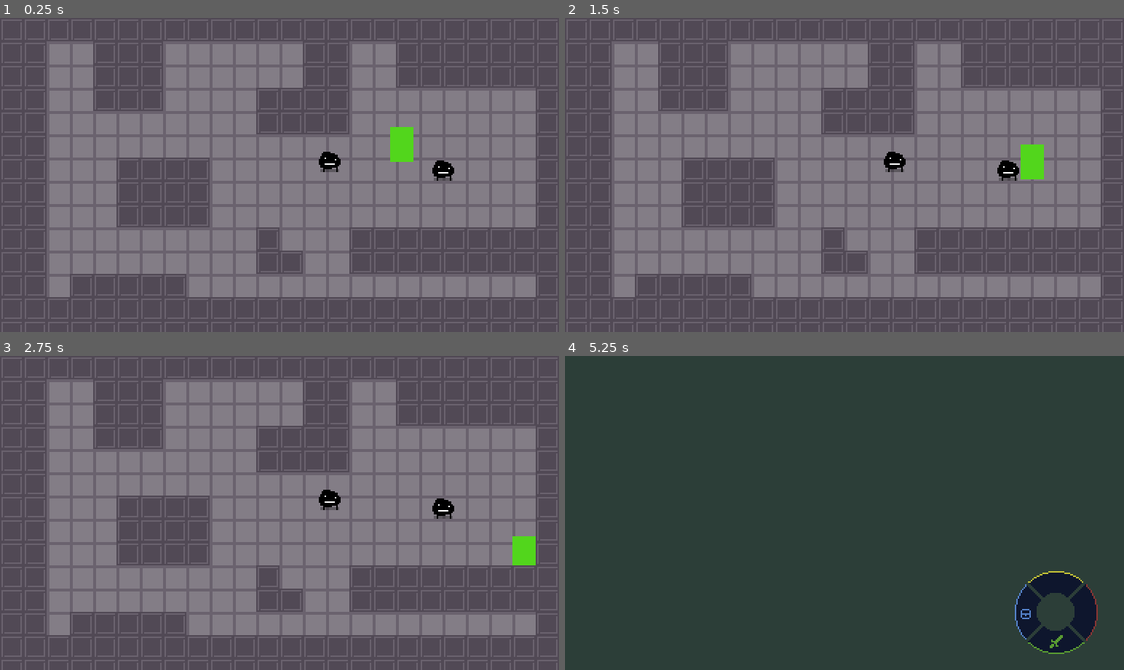
Above: before the commit, frames 1-4 (two rows, left to right).
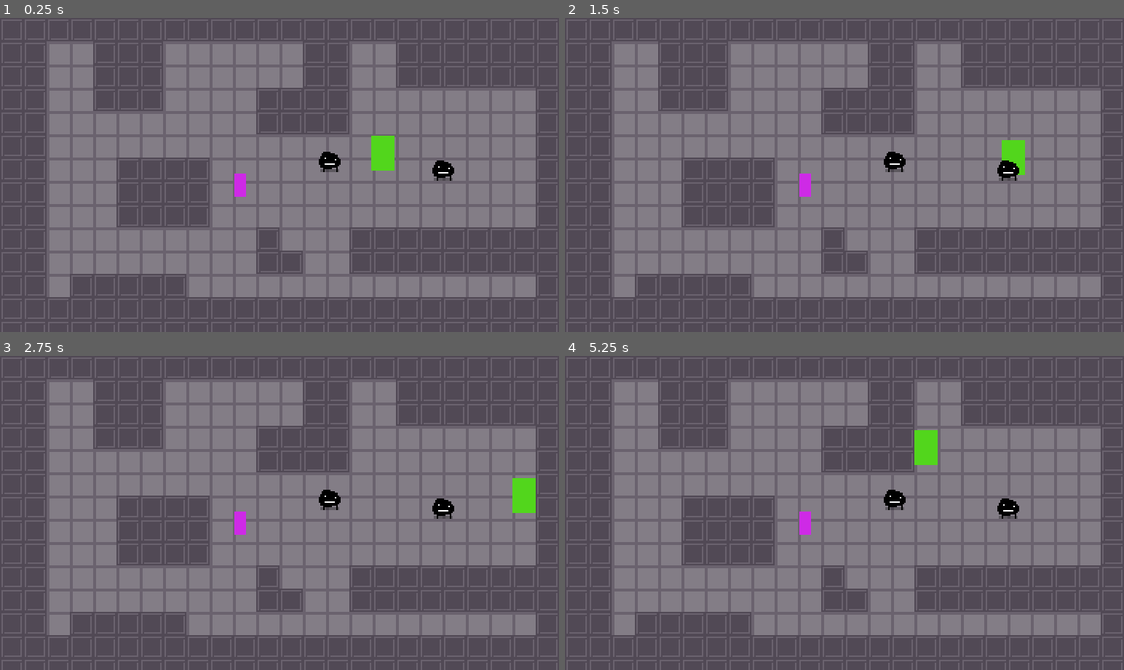
Above: after the commit, the same moments.

Repository: jiink/flask-quest
Game: Godot game, scene res://Rooms/TestRoom/TestRoom.tscn
Two runs of this game, one before a commit and one after it. Both use one fixed random seed, a clock stepped at 60 frames per second and the inputs below.
Inputs:
- Up to frame 1 (0.25 s): no input
- Up to frame 2 (1.5 s): tap Enter at 0.5 s; hold Right (right) 0.53-1.28 s; tap Z (a) at 0.6 s; tap X (b) at 0.8, 1.35 s; hold Down (down) from 1.28 s (still down)
- Up to frame 3 (2.75 s): tap A (x) at 1.55 s; release Down (down) at 2.03 s; hold Right (right) from 2.03 s (still down); hold A (x) from 2.03 s (still down); tap Z (a) at 2.3 s
- Up to frame 4 (5.25 s): tap Space at 2.75 s; release Right (right) at 2.78 s; release A (x) at 2.78 s; hold Up (up) 2.78-3.53 s; tap Z (a) at 2.85, 4.55, 5.1 s; tap X (b) at 3.05, 3.6 s; hold A (x) 3.53-4.28 s; hold Left (left) 3.53-5.03 s; tap A (x) at 4.35 s; tap Enter at 5 s; hold Down (down) from 5.03 s (still down)

The runs differ from the first frame. In frame 1, 1.0% of the frame differs, in the area x 41-74%, y 34-57%; in frame 2, 0.8%; in frame 3, 1.0%; in frame 4, 100%, in the area x 0-100%, y 0-100%.
Error before the commit: Attempt to call function 'instance' in base 'null instance' on a null instance. (res://Engine/Battle/BattleScene.gd:17)

Commit message:
enemies can get hurt and die now and you can get out of battle

Diff:
--- a/Engine/Battle/BattleScene.gd
+++ b/Engine/Battle/BattleScene.gd
@@ -16,7 +16,7 @@
 		var foe = load("res://NPC/" + global.initial_enemies[i] + "/" + global.initial_enemies[i] + "Foe.tscn")
 		var foe_instance = foe.instance()
 		foe_instance.set_name(global.initial_enemies[i])
-		foe_instance.position.x = 64 * i + 64
+		foe_instance.position.x = 80 * i + 64
 		foe_instance.position.y = 128
 		$Foes.add_child(foe_instance)
 
@@ -32,6 +32,8 @@
 func get_move_choice():
 	if Input.is_action_just_pressed("a"):
 		state = "player choose enemy"
+	elif Input.is_action_just_pressed("b"):
+		exit_battle()
 
 func get_enemy_choice():
 
@@ -48,12 +50,31 @@
 		#state = "attacking"
 
 func set_arrow_pos():
-	$SelectedFoeArrow.position.x = get_foes()[selected_foe].position.x
-	$SelectedFoeArrow.position.y = 64
+	if selected_foe != null:
+		$SelectedFoeArrow.visible = true
+		$SelectedFoeArrow.position.x = get_foes()[selected_foe].position.x
+		$SelectedFoeArrow.position.y = 64
+	else:
+		$SelectedFoeArrow.visible = false
 
 func get_foes():
 	return get_tree().get_nodes_in_group("foes")
 
 func attack():
 	print("attaaaack " + get_foes()[selected_foe].name)
+	get_foes()[selected_foe].call("get_hurt", 20)
 	#emit_signal("hit_foe", get_tree().get_nodes_in_group("foes")[i])
+
+	#selected_foe = null
+	$SelectedFoeArrow.visible = false
+	state = "player turn"
+
+func foe_died():
+	print("something died, " + str(get_foes().size()) + " foes left")
+	if get_foes().size()-1 != 0:
+		selected_foe = selected_foe % get_foes().size()
+	else:
+		exit_battle()
+
+func exit_battle():
+	get_tree().change_scene(global.prev_scene)
--- a/Engine/Battle/BattleScene.tscn
+++ b/Engine/Battle/BattleScene.tscn
@@ -3,7 +3,7 @@
 [ext_resource path="res://Engine/Battle/BattleScene.gd" type="Script" id=1]
 [ext_resource path="res://Engine/Battle/BattleChoices.png" type="Texture" id=2]
 
-[node name="BattleScene" type="Node" index="0"]
+[node name="BattleScene" type="Node"]
 
 script = ExtResource( 1 )
 
--- a/Engine/Singletons/global.gd
+++ b/Engine/Singletons/global.gd
@@ -6,3 +6,14 @@
 # battle vars
 var initial_enemies = []
 var current_enemies = initial_enemies
+
+var prev_scene = null
+
+func start_battle(foes):
+	initial_enemies = ["Boque", "Boque", "Boque"]
+	#print(get_tree().get_current_scene())
+	#print(get_tree().get_current_scene().get_path())
+#	prev_scene = (str(get_tree().get_current_scene().get_path()) + ".tscn").replace("/root", "res:/")
+	prev_scene = get_tree().get_current_scene().filename
+	print(prev_scene)
+	get_tree().change_scene("res://Engine/Battle/BattleScene.tscn")
--- a/NPC/Boque/Boque.gd
+++ b/NPC/Boque/Boque.gd
@@ -16,5 +16,6 @@
 
 func enter_battle():
 	print("battle time")
-	get_node("/root/global").initial_enemies = ["Boque", "Boque", "Boque"]
-	get_tree().change_scene("res://Engine/Battle/BattleScene.tscn")
+	get_node("/root/global").start_battle(["Boque", "Boque", "Boque"])
+	#get_node("/root/global").initial_enemies = ["Boque", "Boque", "Boque"]
+	#get_tree().change_scene("res://Engine/Battle/BattleScene.tscn")
--- a/NPC/Boque/BoqueFoe.gd
+++ b/NPC/Boque/BoqueFoe.gd
@@ -1,9 +1,16 @@
-extends Node2D
+extends "res://Engine/Battle/BaseFoe.gd"
+
+
 
 func _ready():
+	max_hp = 20
+	hp = max_hp
+	update_hp_label()
+
 	$AnimationPlayer.play("Idle")
 	$AnimationPlayer.seek(rand_range(0,0.9))
 
 func _process(delta):
-	position.x += rand_range(-1,1)
-	position.y += rand_range(-1,1)
+	pass
+	#position.x += rand_range(-1,1)
+	#position.y += rand_range(-1,1)
--- a/Rooms/TestRoom/TestRoom.tscn
+++ b/Rooms/TestRoom/TestRoom.tscn
@@ -11,7 +11,7 @@
 [ext_resource path="res://Items/TestItem.tscn" type="PackedScene" id=9]
 [ext_resource path="res://Engine/dialogue/Diag.tscn" type="PackedScene" id=10]
 
-[node name="TestRoom" type="Node" index="0"]
+[node name="TestRoom" type="Node"]
 
 [node name="TileMaps" type="Node" parent="." index="0"]
 
@@ -199,7 +199,7 @@
 
 [node name="Player" parent="YSort" index="2" instance=ExtResource( 7 )]
 
-position = Vector2( 276, 98 )
+position = Vector2( 263, 104 )
 
 [node name="Light2D" type="Light2D" parent="." index="2"]
 
@@ -257,7 +257,7 @@
 
 [node name="TestItem" parent="." index="4" instance=ExtResource( 9 )]
 
-position = Vector2( 489, 201 )
+position = Vector2( 165, 115 )
 z_index = -2
 _sections_unfolded = [ "Z Index" ]
 
